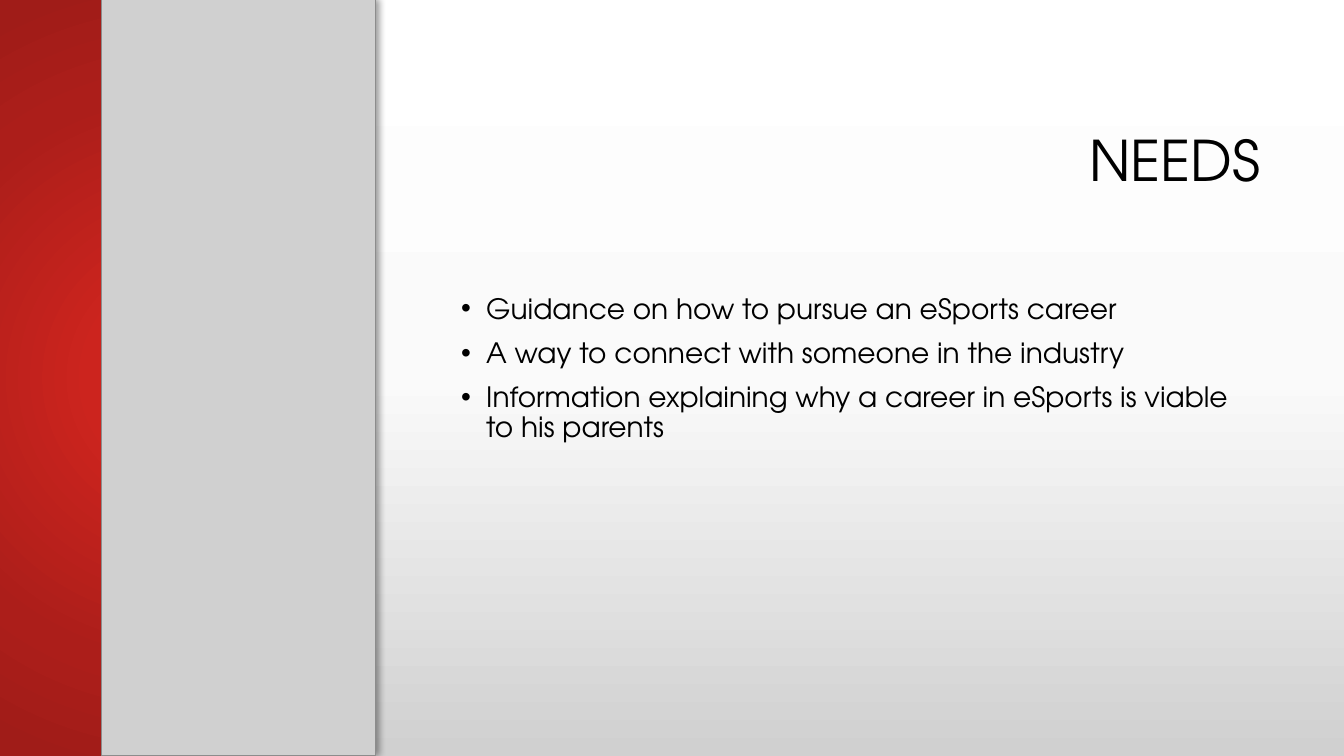
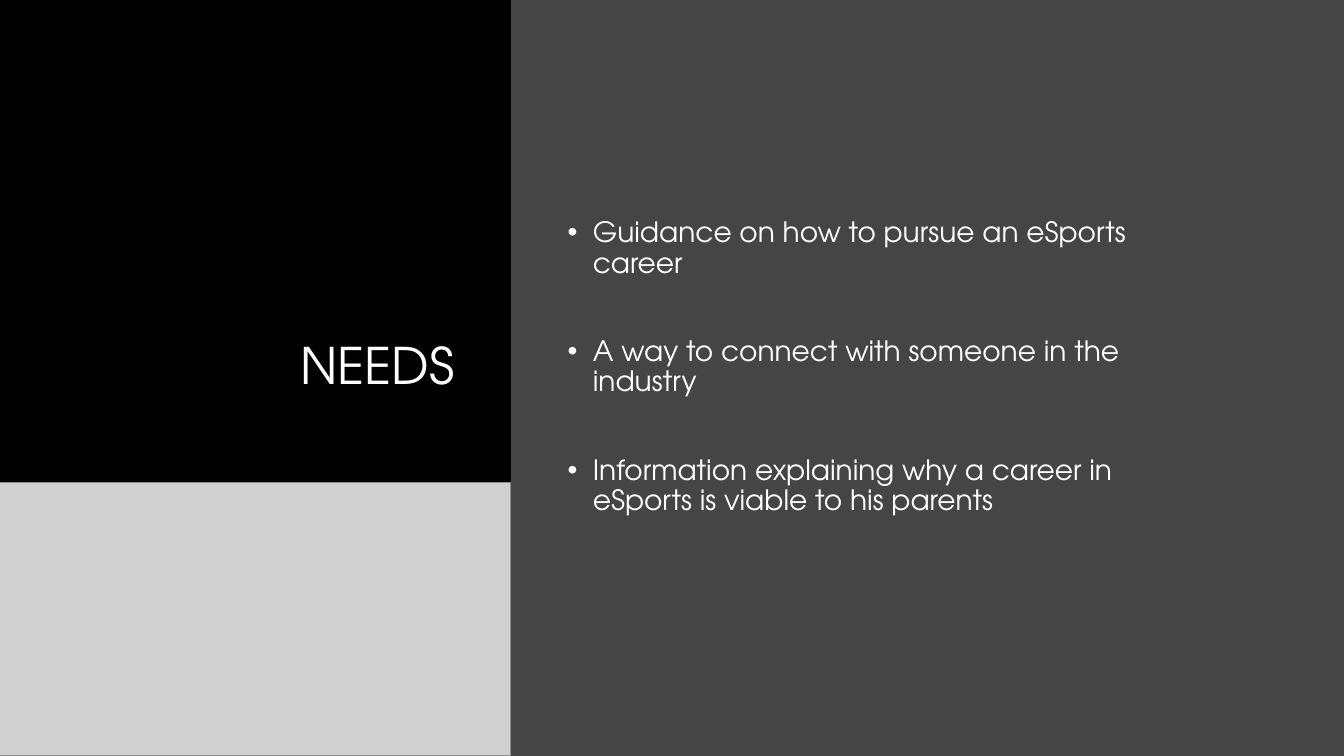
Before and after one commit to vinceleg/lab04_repo, a slide deck: slide 12 of dtc_team16_pitch_presentation.pptx. Drawn at 1344x756 pixels with LibreOffice and Linux fonts; fonts in the diff are those of the drawing; grey boxes stand for pictures; background and template pictures are left out. Boxes give left, top, right and bottom in pixels: in the first picture for what was removed or moved away, otherwise in the second. Text is boxed around its words. In the diff, an @@ line names an element or a change of style, - is before the commit and + after.

```diff
--- a/dtc_team16_pitch_presentation.pptx
+++ b/dtc_team16_pitch_presentation.pptx
@@ background gradient #FFFFFF to #FBFBFB to #D1D1D1 to #000000 @@
@@ rectangle: place and size @@
-rectangle at [0,0,376,756]
+rectangle at [0,0,511,756]
@@ rectangle at [0,0,511,756]: fill gradient #CC241E to #AC1E1A to #A01C18 to #000000 @@
@@ rectangle added at [511,0,1344,756], fill #454545 @@
@@ title "NEEDS": place and size @@
-title "NEEDS" at [1090,139,1261,182]
+title "NEEDS" at [301,346,455,385]
@@ title "NEEDS" at [301,346,455,385]: size 40 to 36 pt, text colour #000000 to #FFFFFF @@
@@ text "Guidance on how to pursue ...": place and size @@
-text "Guidance on how to pursue ..." at [486,298,1227,443]
+text "Guidance on how to pursue ..." at [593,221,1125,516]
@@ text "Guidance on how to pursue ..." at [593,221,1125,516]: text colour #000000 to #FFFFFF; vertical alignment top to middle @@
@@ picture at [0,482,511,756]: rotation 90 to 0 degrees @@
```
Also in this commit, not shown: 8 other slides changed, 1 slide added, 2 slides removed.
